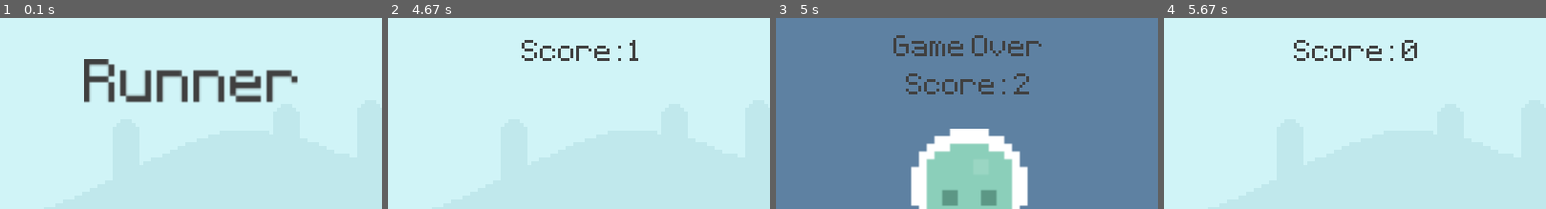
Above: before the commit, frames 1-4 (left to right).
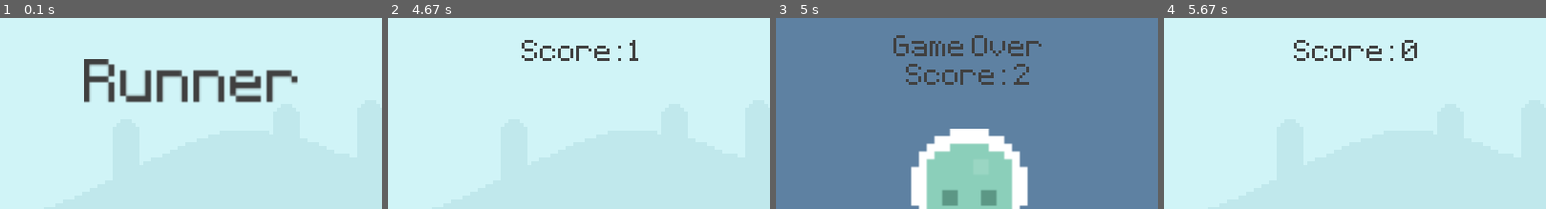
Above: after the commit, the same moments.

Repository: DouglasHGomes/runner-pygame
Game: pygame game, started from Runner.py
Same seed, same stepped clock (60 frames per second), same inputs: the game is played once before the commit and once after it.
Inputs:
- Up to frame 1 (0.1 s): no input
- Up to frame 2 (4.67 s): tap Space at 0.33, 0.73, 1.03, 1.23, 1.57, 1.87, 2.07, 2.37, 2.62, 2.83, 2.95, 3.17, 3.38, 3.6, 3.78, 4, 4.22 s
- Up to frame 3 (5 s): tap Space at 4.85 s
- Up to frame 4 (5.67 s): tap Space at 5.07, 5.35, 5.57 s
The pictures show only the part of the screen within x 25-75%, y 0-50%; the shares and areas given below are measured in that part.

Frames 1-2 are identical in both runs. In frame 3, 1.6% of the frame differs, in the area x 34-67%, y 24-40%; in frame 4, nothing differs.

Commit message:
fixed score on game over screen

Diff:
--- a/Runner.py
+++ b/Runner.py
@@ -15,17 +15,21 @@
     screen.blit(upper_title_surf, upper_title_rect)
     screen.blit(lower_title_surf, lower_title_rect)
 
-def display_game_over_screen():
+def display_game_over_screen(score):
 
     game_over_surf = font.render("Game Over", False, (64, 64, 64))
     game_over_rect = game_over_surf.get_rect(midbottom = (400, 50))
+
+    game_over_score_surf = font.render("Score: " + str(score), False, (64, 64, 64))
+    game_over_score_rect = game_over_score_surf.get_rect(midbottom = (400, 80))
 
     game_restart_surf = font.render("Press Space to restart", False, (64, 64, 64))
     game_restart_rect = game_restart_surf.get_rect(midbottom = (400, 350))
 
     screen.fill((94, 129, 162))
-    display_score(400, 90)
+
     screen.blit(game_over_surf, game_over_rect)
+    screen.blit(game_over_score_surf, game_over_score_rect)
     screen.blit(player_stand_surf, player_stand_rect)
     screen.blit(game_restart_surf, game_restart_rect)
 
@@ -34,12 +38,14 @@
     screen.blit(ground_surface, (0, 275))
 
 def display_score(x, y):
-    time = pygame.time.get_ticks() - start_time
+    time_score = int((pygame.time.get_ticks() - start_time)/1000)
 
-    score_surf = font.render("Score: " + str(int(time/1000)), False, (64, 64, 64))
+    score_surf = font.render("Score: " + str(time_score), False, (64, 64, 64))
     score_rect = score_surf.get_rect(midbottom = (x, y))
 
     screen.blit(score_surf, score_rect)
+
+    return time_score
 
 # Initial values
 pygame.init()
@@ -50,6 +56,7 @@
 game_state = 'start'
 start_time = 0
 player_gravity = 0
+score = 0
 
 sky_surface = pygame.image.load('graphics\Sky.png').convert()
 ground_surface = pygame.image.load('graphics\ground.png').convert()
@@ -91,7 +98,7 @@
 
         case 'active':
             display_background()
-            display_score(400, 55)
+            score = display_score(400, 55)
 
             screen.blit(snail_surf, snail_rect)
             screen.blit(player_surf, player_rect)
@@ -111,7 +118,7 @@
                 game_state = 'end'
 
         case 'end':
-            display_game_over_screen()
+            display_game_over_screen(score)
 
     pygame.display.update()
     clock.tick(60)
